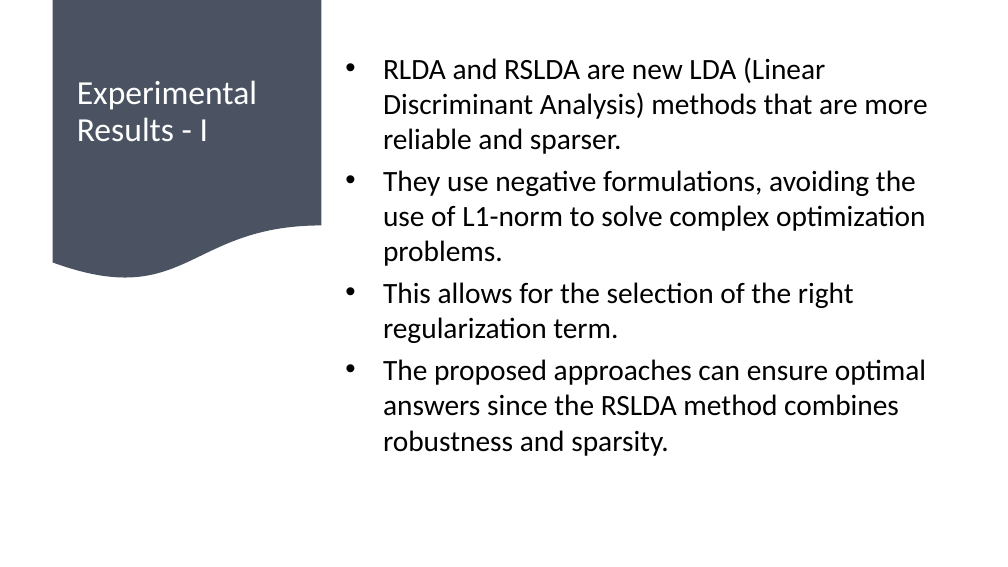
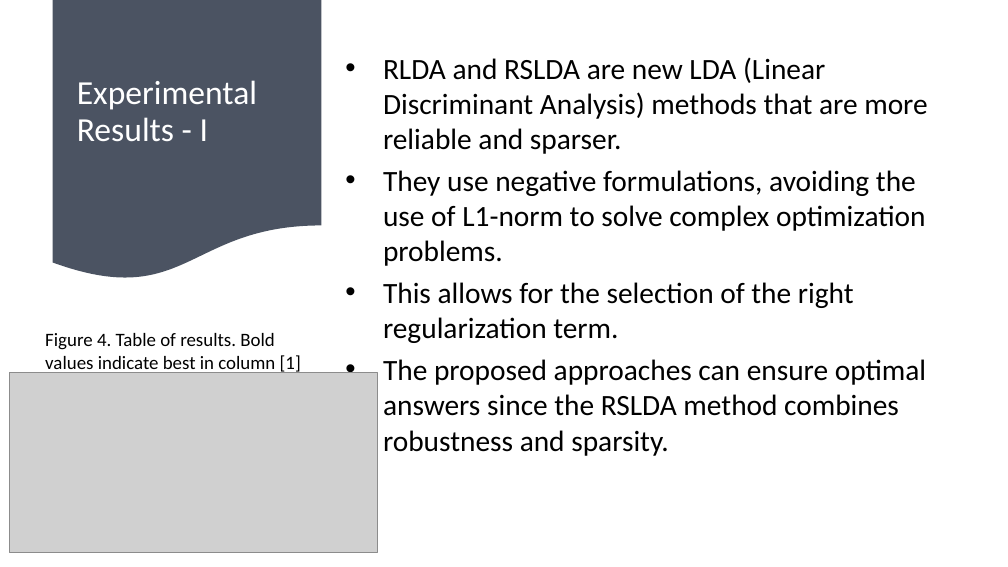
Before and after one commit to satyam04sharma/CECS-550---Survey-Paper, a slide deck: slide 8 of LDA Presentation CECS 550.pptx. Drawn at 1008x567 pixels with LibreOffice and Linux fonts; fonts in the diff are those of the drawing; grey boxes stand for pictures. Boxes give left, top, right and bottom in pixels: in the first picture for what was removed or moved away, otherwise in the second. Text is boxed around its words. In the diff, an @@ line names an element or a change of style, - is before the commit and + after.

```diff
--- a/LDA Presentation CECS 550.pptx
+++ b/LDA Presentation CECS 550.pptx
@@ text added at [45, 333, 301, 374], 18 pt, text #000000 @@
+Figure 4. Table of results. Bold values indicate best in column [1]
@@ picture added at [9, 373, 377, 553] @@
```
Also in this commit, not shown: 5 other slides changed, 1 slide added.
